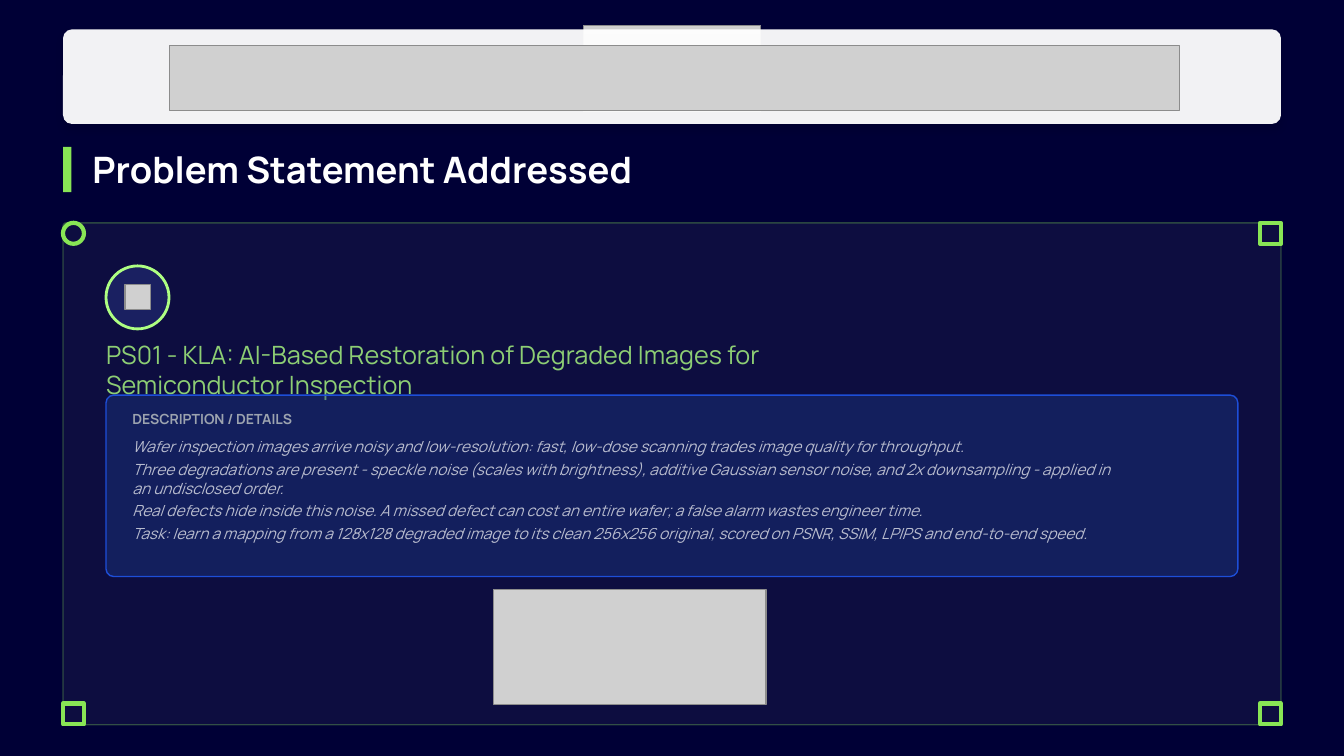
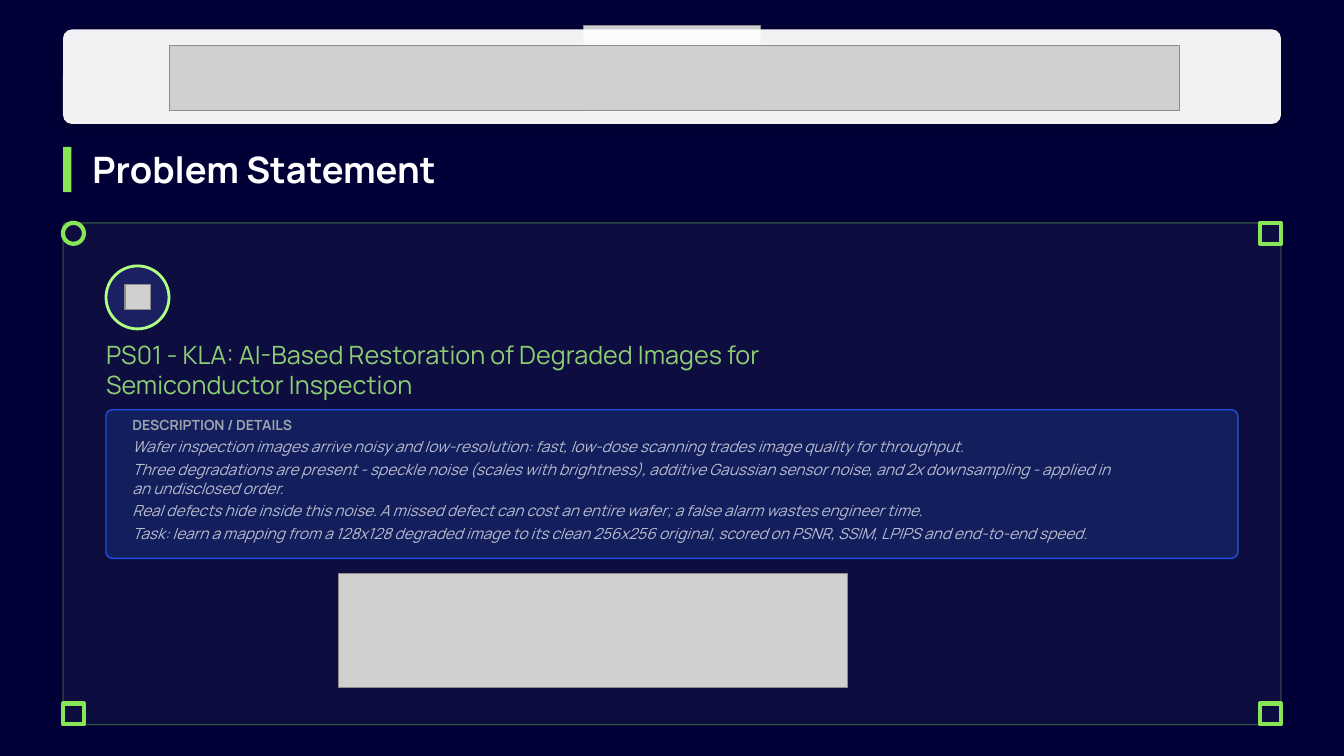
Before and after one commit to prakharbajaj1551/semicon-image-restoration, a slide deck: slide 2 of BYTE BRIGADE_PS01.pptx. Drawn at 1344x756 pixels with LibreOffice and Linux fonts; fonts in the diff are those of the drawing; grey boxes stand for pictures; background and template pictures are left out. Boxes give left, top, right and bottom in pixels: in the first picture for what was removed or moved away, otherwise in the second. Text is boxed around its words. In the diff, an @@ line names an element or a change of style, - is before the commit and + after.

```diff
--- a/BYTE BRIGADE_PS01.pptx
+++ b/BYTE BRIGADE_PS01.pptx
@@ text at [92, 156, 435, 184]: text changed @@
-Problem Statement Addressed
+Problem Statement
@@ rounded rectangle: place and size @@
-rounded rectangle at [106, 395, 1238, 577]
+rounded rectangle at [106, 410, 1238, 559]
@@ text "DESCRIPTION / DETAILS": place and size @@
-text "DESCRIPTION / DETAILS" at [132, 414, 292, 424]
+text "DESCRIPTION / DETAILS" at [132, 420, 292, 430]
@@ picture: place and size @@
-picture at [494, 590, 766, 705]
+picture at [339, 574, 848, 689]
```
Also in this commit, not shown: 2 other slides changed, 35 other files.
